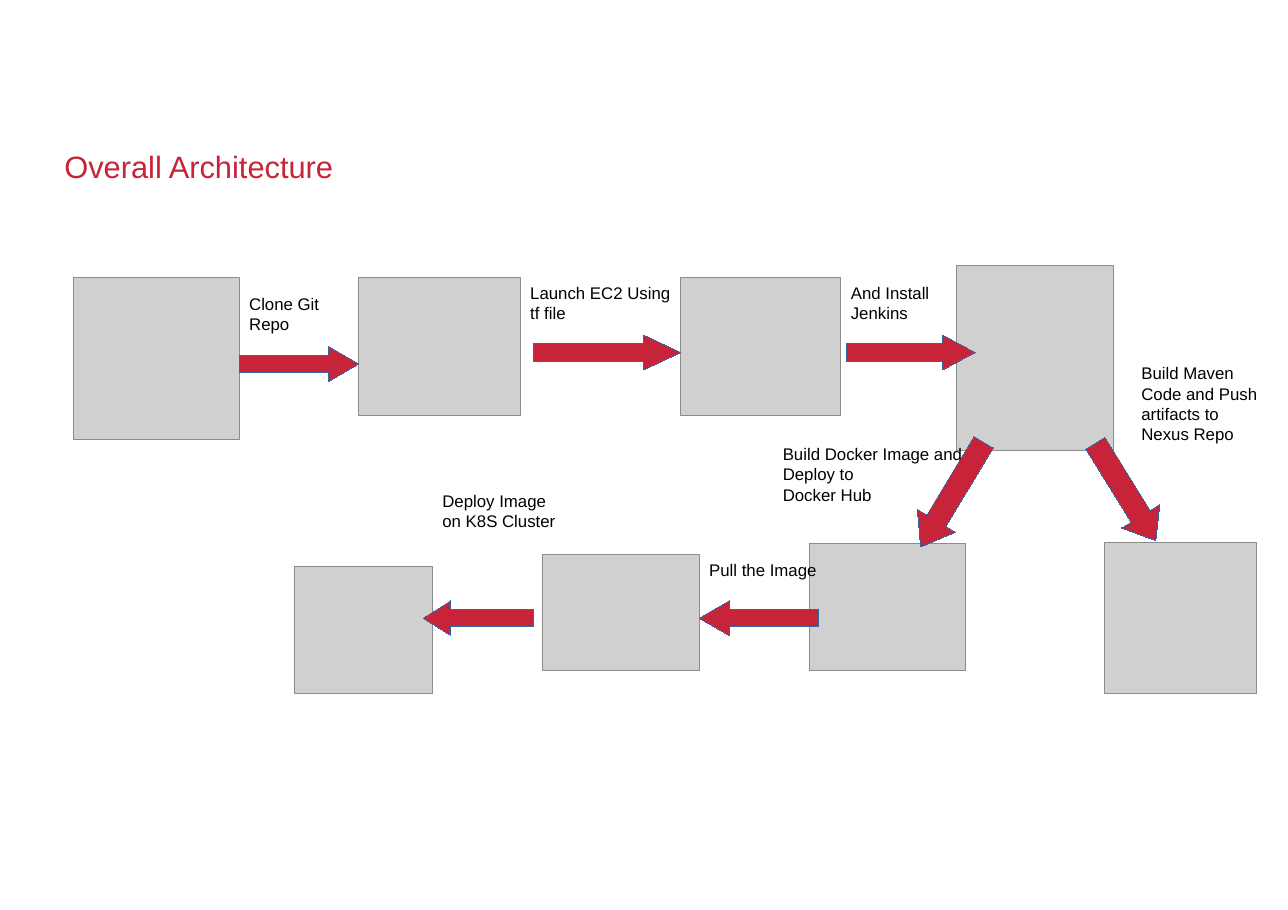
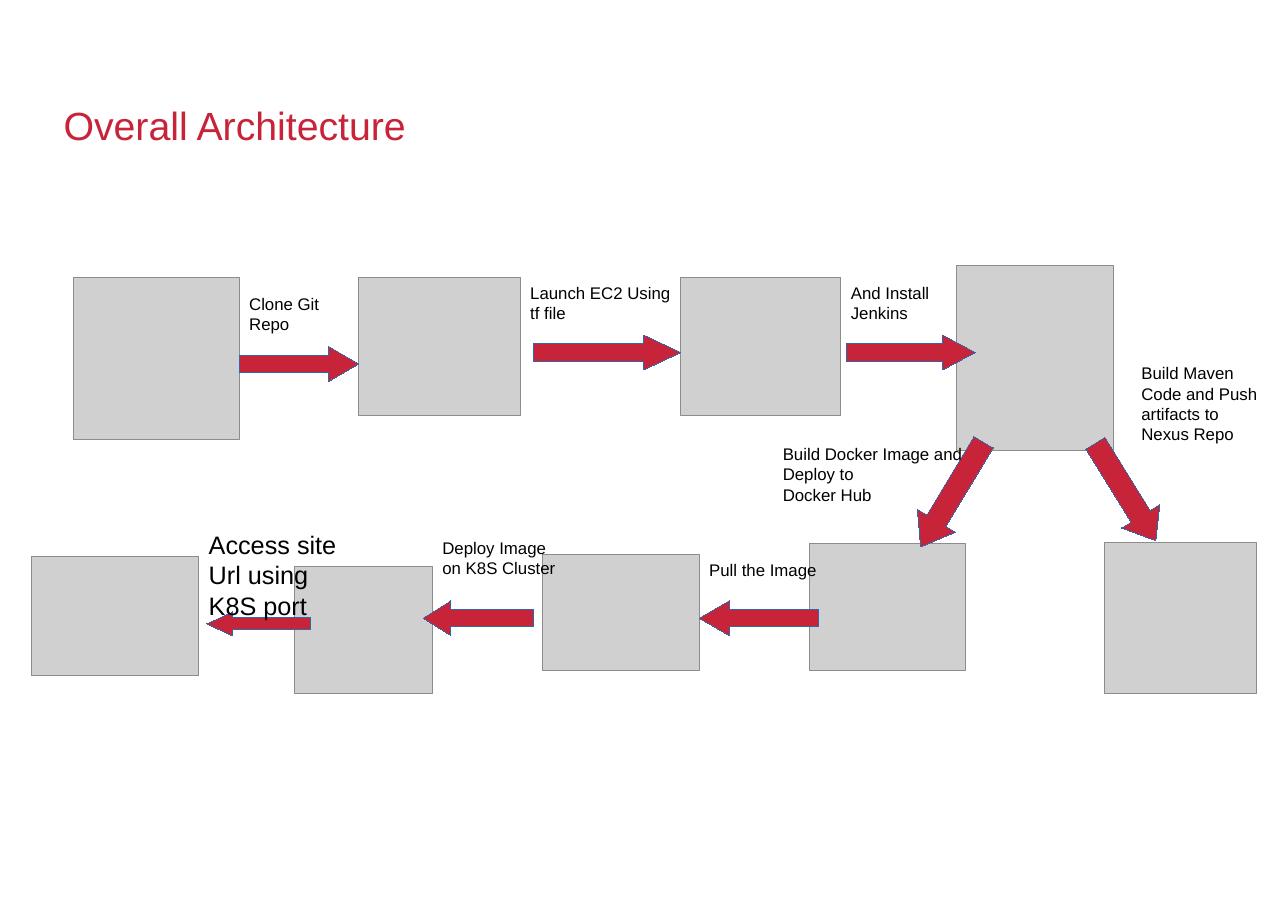
Before and after one commit to kiranpe/DevOpsCloud, a slide deck: slide 2 of DevOpsDoc.odp. Drawn at 1288x910 pixels with LibreOffice and Linux fonts; fonts in the diff are those of the drawing; grey boxes stand for pictures; background and template pictures are left out. Boxes give left, top, right and bottom in pixels: in the first picture for what was removed or moved away, otherwise in the second. Text is boxed around its words. In the diff, an @@ line names an element or a change of style, - is before the commit and + after.

```diff
--- a/DevOpsDoc.odp
+++ b/DevOpsDoc.odp
@@ title "Overall Architecture": place and size @@
-title "Overall Architecture" at (64, 155, 333, 179)
+title "Overall Architecture" at (64, 111, 406, 141)
@@ title "Overall Architecture" at (64, 111, 406, 141): size 22 to 28 pt @@
@@ text added at (209, 535, 336, 620), 18 pt, text #000000 @@
+Access site
+Url using
+K8S port
@@ text "Deploy Image on K8S Cluster" rewrapped from (442, 495, 555, 527) to (442, 542, 555, 578) @@
@@ picture added at (31, 556, 198, 675) @@
@@ left arrow added at (207, 612, 310, 636), fill #C7243A, outline #3465A4 0 pt @@
```
Also in this commit, not shown: 3 other slides changed, 1 slide removed.
